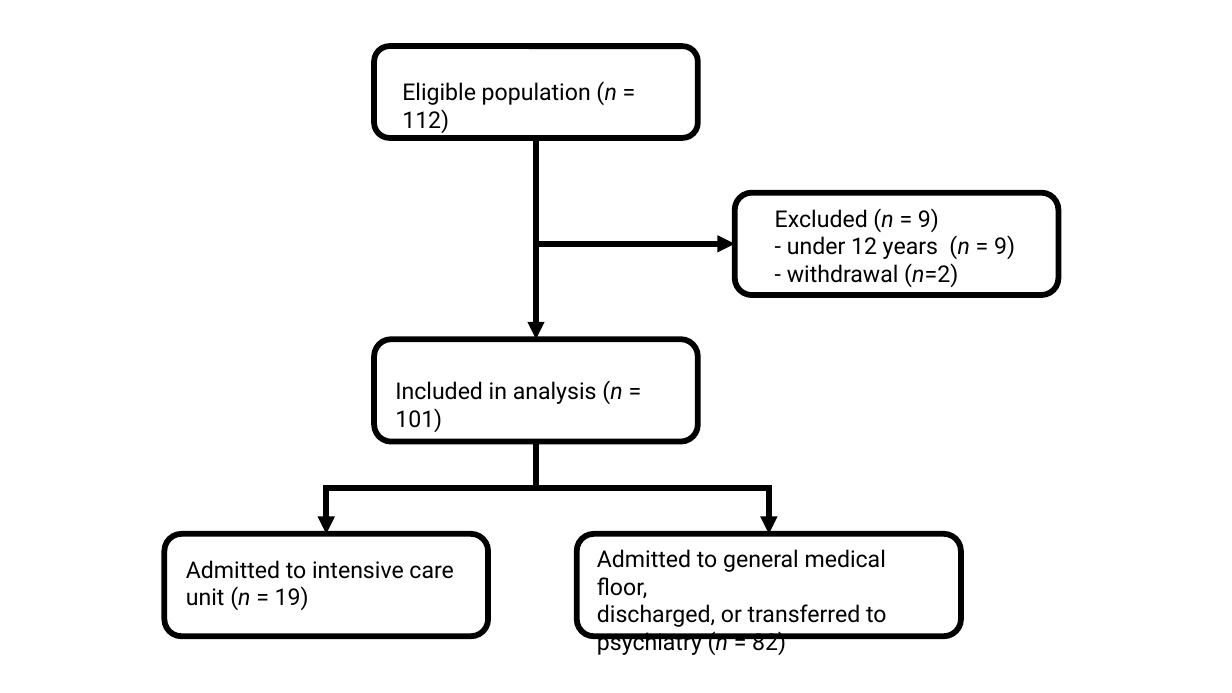
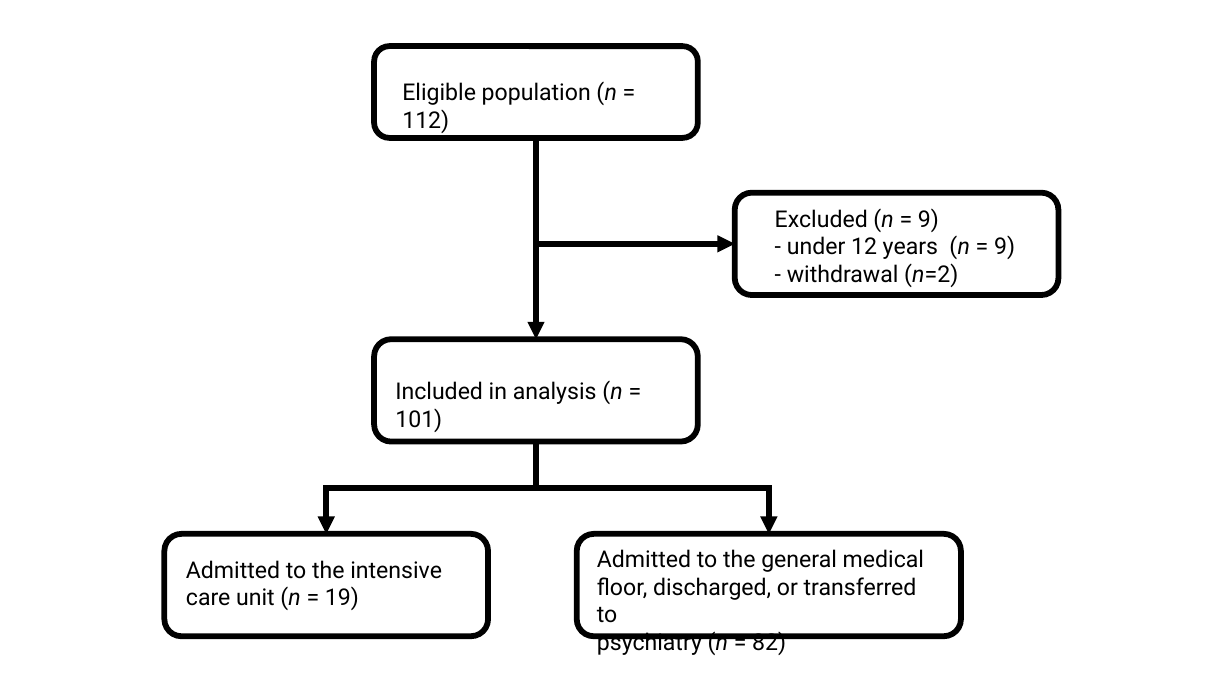
Before and after one commit to mac389/INTOXICATE, a slide deck: slide 1 of writing/figures/study-flowchart.pptx. Drawn at 1232x693 pixels with LibreOffice and Linux fonts; fonts in the diff are those of the drawing. Boxes give left, top, right and bottom in pixels: in the first picture for what was removed or moved away, otherwise in the second. Text is boxed around its words. In the diff, an @@ line names an element or a change of style, - is before the commit and + after.

```diff
--- a/writing/figures/study-flowchart.pptx
+++ b/writing/figures/study-flowchart.pptx
@@ text at (186, 560, 442, 610): text changed @@
-Admitted to intensive care unit (n = 19)
+Admitted to the intensive care unit (n = 19)
@@ text at (597, 549, 924, 623): text changed @@
-Admitted to general medical floor,
-discharged, or transferred to
+Admitted to the general medical floor, discharged, or transferred to
```
Also in this commit, not shown: 15 other files.
